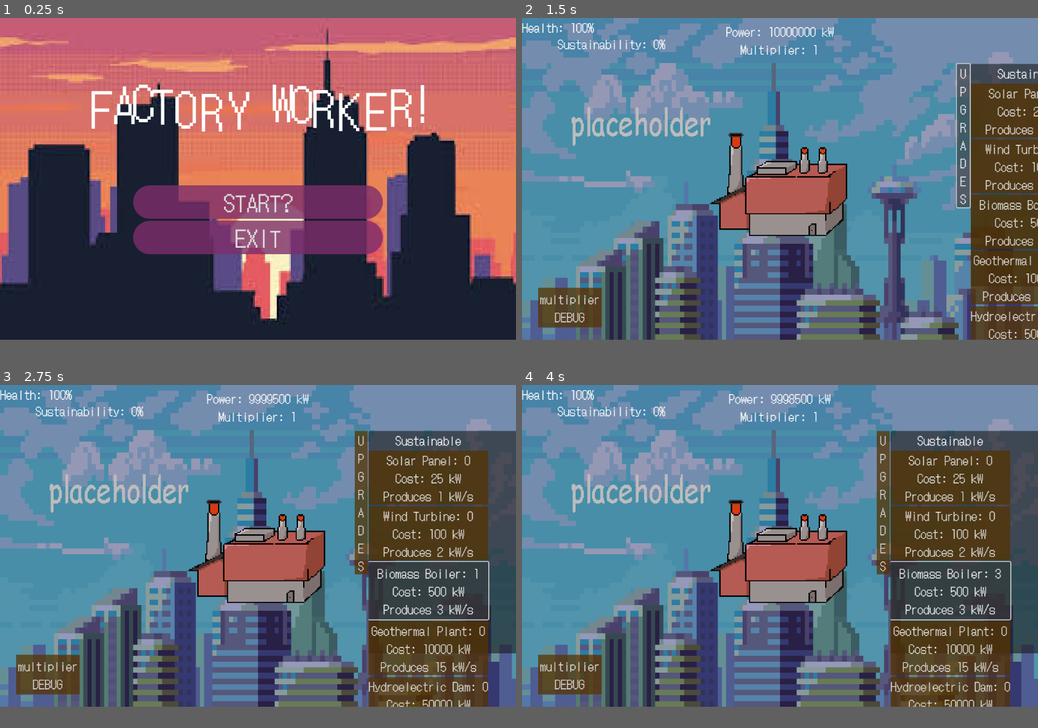
Above: before the commit, frames 1-4 (two rows, left to right).
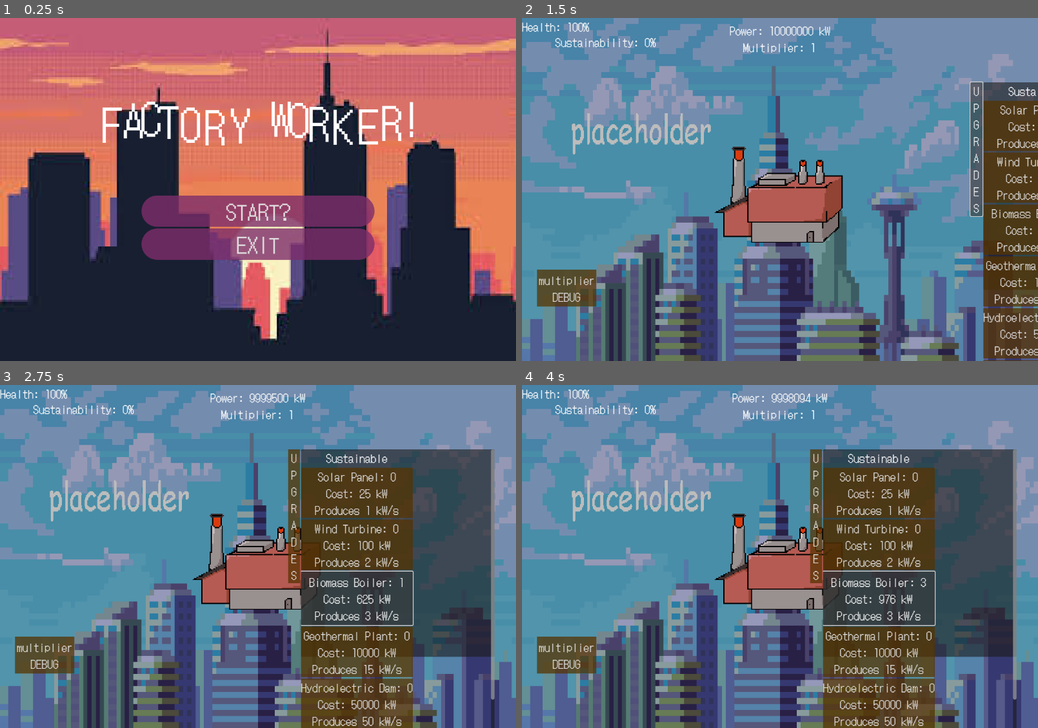
Above: after the commit, the same moments.

Repository: chu0029/SusGame
Game: Godot game, scene res://scenes/menu_start.tscn
The game is run twice, just before and just after one commit, with the same random seed, the same clock (stepped at 60 frames per second) and the same inputs.
Inputs:
- Up to frame 1 (0.25 s): no input
- Up to frame 2 (1.5 s): click "START?" at 0.5 s; click "U P G R A D E S" at 1.25 s
- Up to frame 3 (2.75 s): click "Biomass Boiler: 0 Cost: 500 k…" at 2 s
- Up to frame 4 (4 s): click "Biomass Boiler: 1 Cost: 500 k…" (after the commit: "Biomass Boiler: 1 Cost: 625 k…") at 2.75 s; click "Biomass Boiler: 2 Cost: 500 k…" (after the commit: "Biomass Boiler: 2 Cost: 781 k…") at 3.5 s
The window is 800x500 before the commit and 800x533 after it. Grey fills any space a smaller window leaves; there, only what the larger window draws over its background counts as a difference.

The runs differ from the first frame. In frame 1, 16% of the frame differs, in the area x 0-100%, y 3-95%; in frame 2, 36%; in frame 3, 49%; in frame 4, 49%, in the area x 0-100%, y 1-100%.

Commit message:
changed screenres to 1200x800

Diff:
--- a/project.godot
+++ b/project.godot
@@ -21,8 +21,8 @@
 
 [display]
 
-window/size/viewport_width=1120
-window/size/viewport_height=700
+window/size/viewport_width=1200
+window/size/viewport_height=800
 window/stretch/mode="viewport"
 
 [rendering]
--- a/scenes/gametest.tscn
+++ b/scenes/gametest.tscn
@@ -35,7 +35,7 @@
 
 [node name="TextureRect" type="TextureRect" parent="."]
 z_index = -1
-custom_minimum_size = Vector2(1120, 700)
+custom_minimum_size = Vector2(1200, 800)
 layout_mode = 0
 offset_right = 1120.0
 offset_bottom = 700.0
@@ -112,10 +112,10 @@
 [node name="Panel" type="Panel" parent="."]
 custom_minimum_size = Vector2(450, 450)
 layout_mode = 2
-offset_left = 1120.0
-offset_top = 100.0
-offset_right = 1570.0
-offset_bottom = 584.0
+offset_left = 1200.0
+offset_top = 150.0
+offset_right = 1650.0
+offset_bottom = 634.0
 script = ExtResource("6_82nuq")
 
 [node name="ScrollContainer" type="ScrollContainer" parent="Panel"]
--- a/scenes/upgrademove.gd
+++ b/scenes/upgrademove.gd
@@ -1,24 +1,26 @@
 extends Panel
 
+#set upgradesOPEN state to false
 var upgradesOpen = false
 
 '''func _process(delta):
 	position += position.direction_to(destination) * SPEED * delta'''
 
+#when upgrades button pressed
 func _on_upgrades_pressed():
-	if upgradesOpen == true:
+	if upgradesOpen == true: #if menu open
+		var tween = get_tree().create_tween() #create 'tween' animation
+		tween.set_trans(Tween.TRANS_CUBIC) #set all the fancy transitions
+		tween.set_ease(Tween.EASE_OUT)
+		tween.tween_property(self, "global_position", Vector2(1200, 150), 1.0) #move golbal position to (1120,100) in 1 sec
+		upgradesOpen = false
+		#print(upgradesOpen)
+		pass
+	elif upgradesOpen == false: #if menu closed
 		var tween = get_tree().create_tween()
-		tween.set_trans(Tween.TRANS_CUBIC)
+		tween.set_trans(Tween.TRANS_BOUNCE)
 		tween.set_ease(Tween.EASE_OUT)
-		tween.tween_property(self, "global_position", Vector2(1120, 100), 1.0)
-		upgradesOpen = false
-		print(upgradesOpen)
+		tween.tween_property(self, "global_position", Vector2(700, 150), 1.0)
+		upgradesOpen = true
+		#print(upgradesOpen)
 		pass
-	elif upgradesOpen == false:
-		var tween = get_tree().create_tween()
-		tween.set_trans(Tween.TRANS_CUBIC)
-		tween.set_ease(Tween.EASE_OUT)
-		tween.tween_property(self, "global_position", Vector2(800, 100), 1.0)
-		upgradesOpen = true
-		print(upgradesOpen)
-		pass
--- a/scripts/gametest.gd
+++ b/scripts/gametest.gd
@@ -25,7 +25,7 @@
 
 #costs to be stored in an array for tidying purposes
 #IN ORDER: 0solar 1wind 2biomass 3geother 4hydroel 5nuclear
-var costs = [10,25,100,500,10000,50000,1000000]
+var costs = [25,100,500,10000,50000,1000000]
 
 #amount of sustainable upgrades player has acquired
 var solarpanelcount : int = 0
@@ -125,11 +125,11 @@
 		soundupgrade.play()
 
 func _on_biomass_pressed() -> void:
-	if power >= 500:
-		timer.start()
-		biomasscount += 1
-		power -= 500
-		biomass.text = 'Biomass Boiler: %s \n Cost: 500 kW \n Produces 3 kW/s' %biomasscount
+	if power >= costs[2]:
+		var output = upgradeClicker(costs[2], biomasscount)
+		costs[2] = output[0]
+		biomasscount = output[1]
+		biomass.text = 'Biomass Boiler: %s \n Cost: %d kW \n Produces 3 kW/s' %[biomasscount,costs[2]]
 		soundupgrade.play()
 
 func _on_geothermalplant_pressed() -> void:
Not shown: 1 places in scenes/menu_start.tscn that only renumber resources
